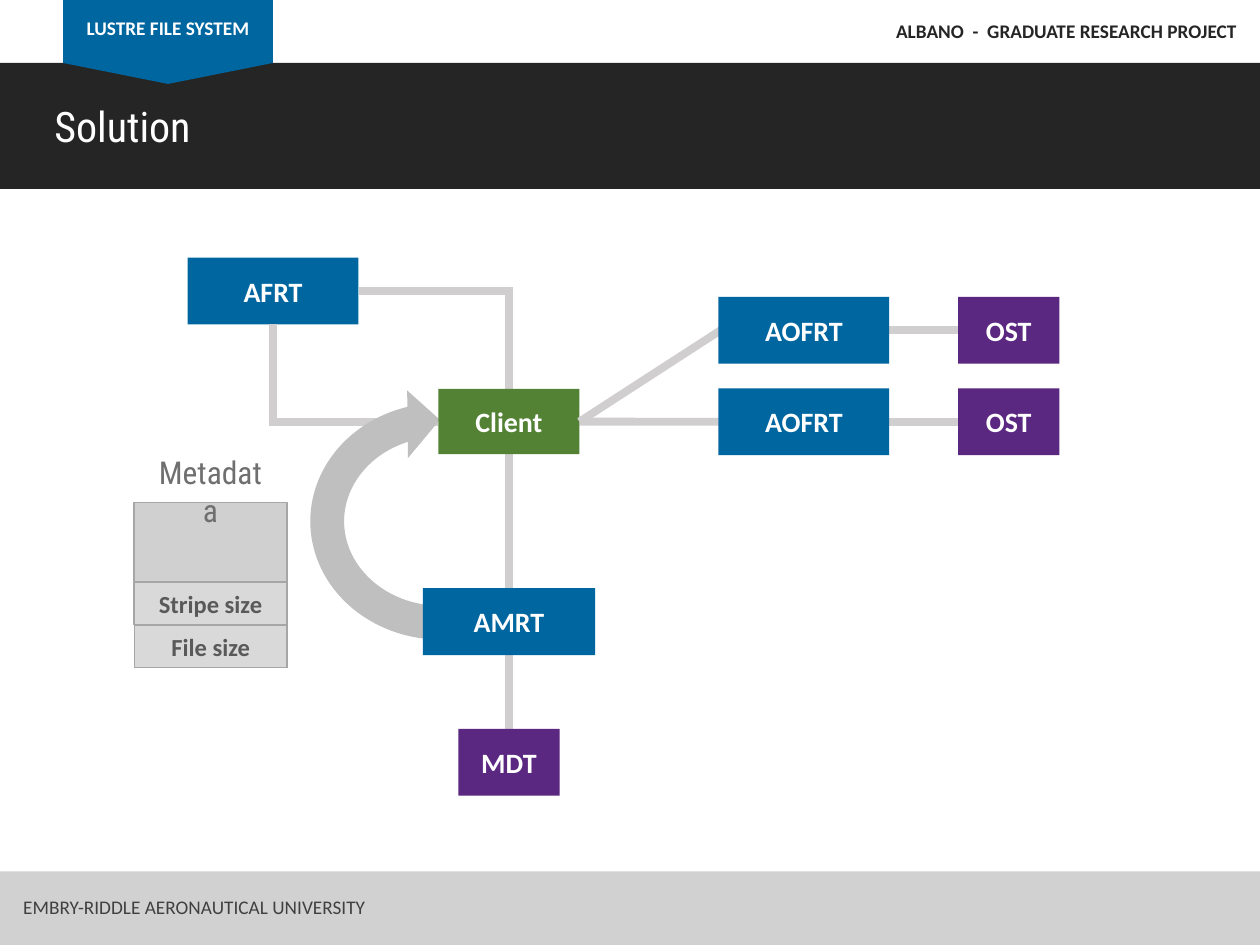
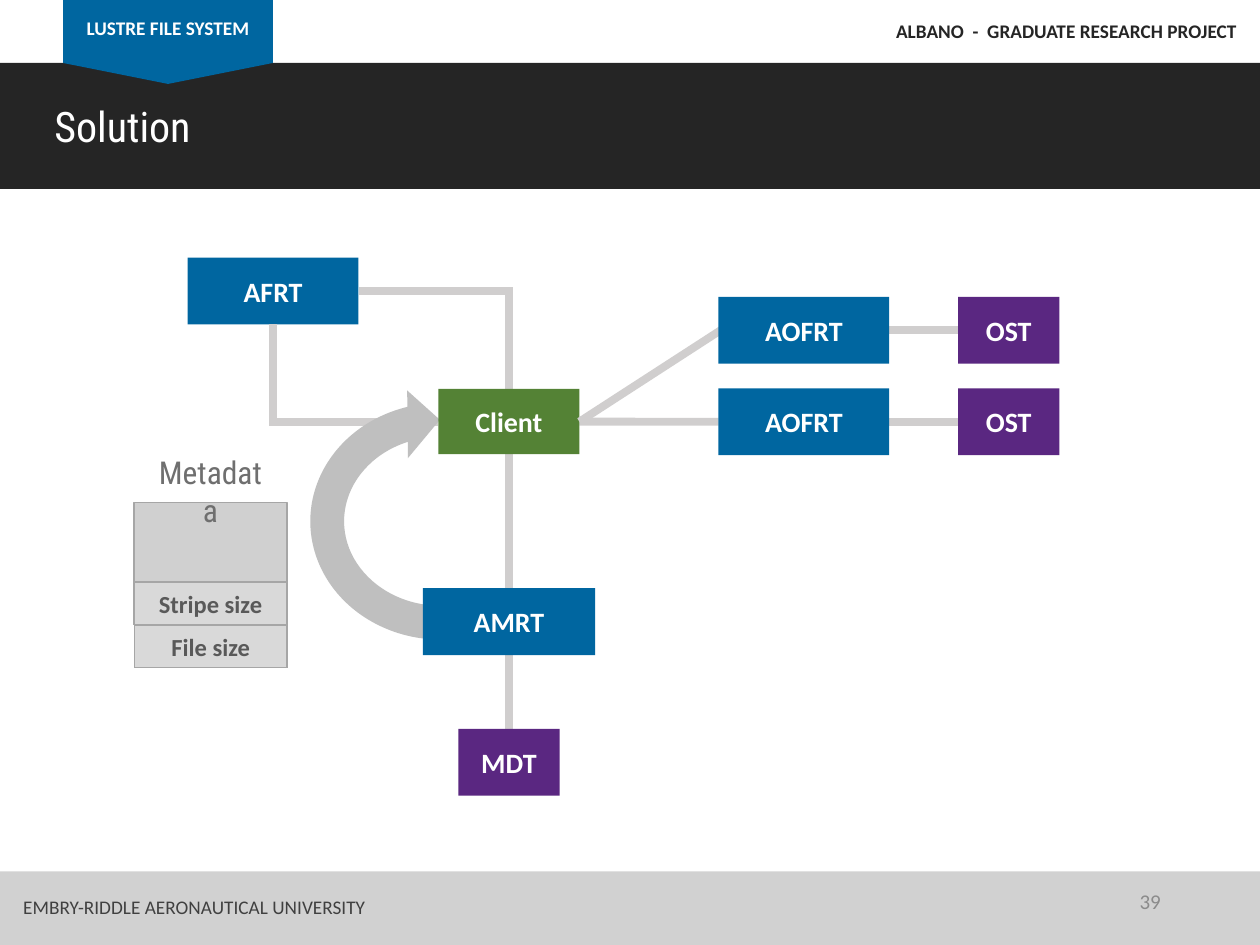
Before and after one commit to albanoj2/grp, a slide deck: slide 39 of docs/Albano_GRP_presentation.pptx. Drawn at 1260x945 pixels with LibreOffice and Linux fonts; fonts in the diff are those of the drawing; grey boxes stand for pictures. Boxes give left, top, right and bottom in pixels: in the first picture for what was removed or moved away, otherwise in the second. Text is boxed around its words. In the diff, an @@ line names an element or a change of style, - is before the commit and + after.

```diff
--- a/docs/Albano_GRP_presentation.pptx
+++ b/docs/Albano_GRP_presentation.pptx
@@ page number added at (1140,895,1161,909), 12 pt, text #8C8C8C @@
+39
```
Also in this commit, not shown: 60 other slides changed, 26 other files.
